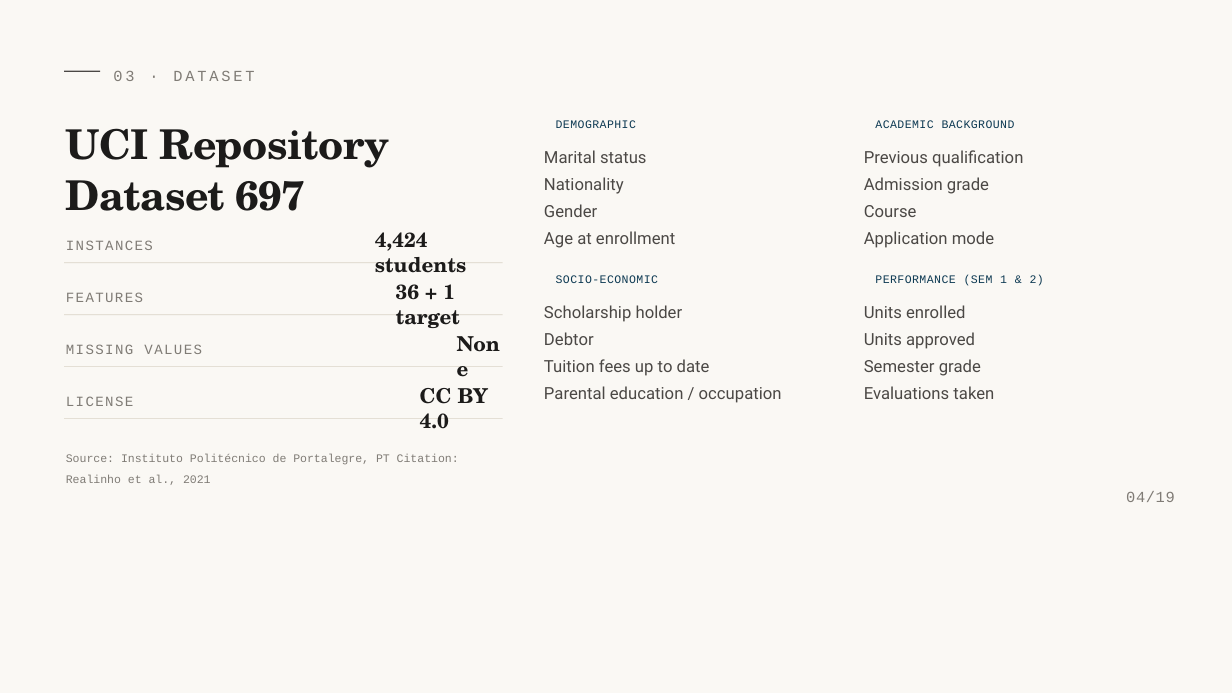
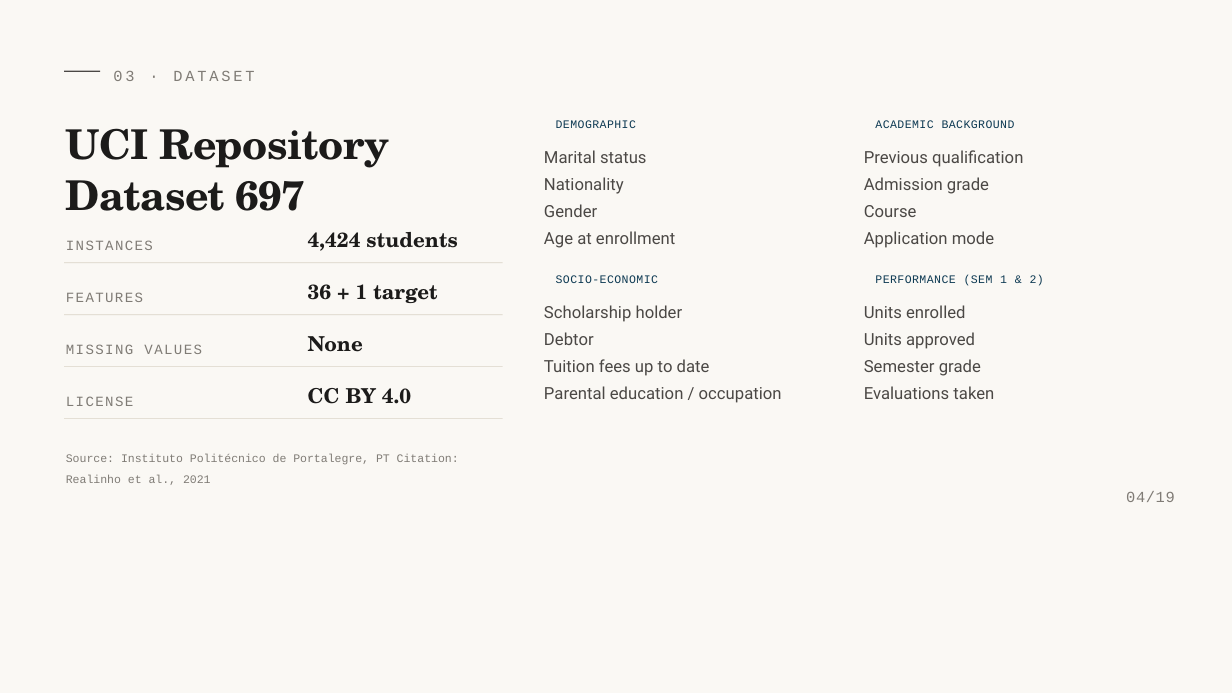
Before and after one commit to Lambert-Nguyen/cmpe255-student-dropout-prediction, a slide deck: slide 4 of presentation/Editable_CMPE255_Student_Dropout_Prediction_editable.pptx. Drawn at 1232x693 pixels with LibreOffice and Linux fonts; fonts in the diff are those of the drawing. Boxes give left, top, right and bottom in pixels: in the first picture for what was removed or moved away, otherwise in the second. Text is boxed around its words. In the diff, an @@ line names an element or a change of style, - is before the commit and + after.

```diff
--- a/presentation/Editable_CMPE255_Student_Dropout_Prediction_editable.pptx
+++ b/presentation/Editable_CMPE255_Student_Dropout_Prediction_editable.pptx
@@ text "4,424 students" rewrapped from [375,232,466,273] to [308,232,457,251] @@
@@ text "36 + 1 target" rewrapped from [396,284,460,328] to [308,284,437,303] @@
@@ text "None" rewrapped from [455,329,508,360] to [308,336,363,352] @@
@@ text "CC BY 4.0" rewrapped from [420,388,489,429] to [308,388,411,404] @@
```
Also in this commit, not shown: 8 other slides changed.
